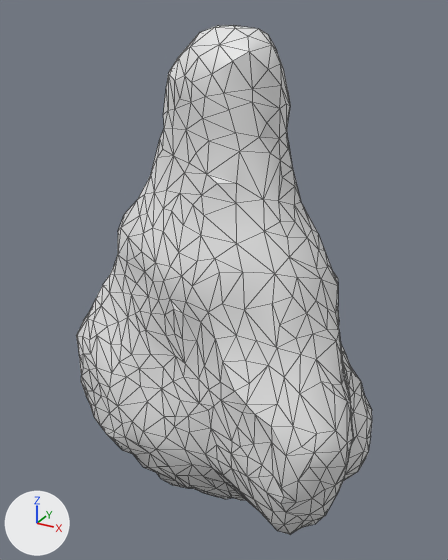
Renders of the FBX model Contents/mods/Authentic Z - Lite/media/models_X/AuthenticMeatChunk02.fbx from each side of a commit.
Both versions are drawn from a 50 mm lens placed at (0.000864, -0.001207, 0.000289), pointed at (0.000174, 0.000049, -0.000339). The axes (+X, +Y, +Z) are drawn at lower left. The lights are the same throughout. Mesh edges are drawn as thin lines. Where no turn or scale is listed for an object, it has been applied to the vertices.

Names of what the first picture shows: 'rock'.
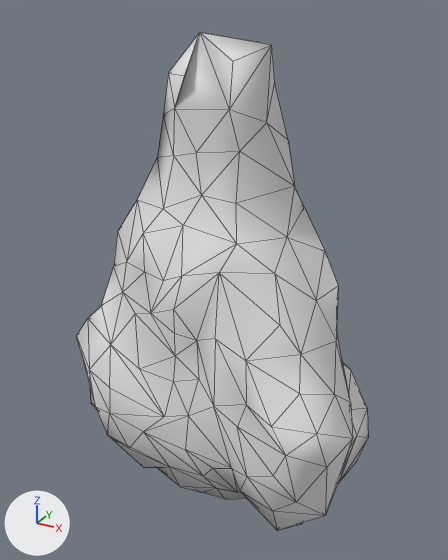
Where the newer file only moved an object's origin or applied its transform, the numbers keep the older frame.

Pixel boxes (x1, y1, x2, y2) of what changed, in the pictures (448 x 560 px):
'rock', reshaped
    before: (76, 25, 372, 534)
    after: (77, 32, 368, 530)
part 1 of me_rock, deleted
    before: (76, 25, 372, 534)

Edits to the bpy script that builds the scene:
```text
Change me_rock:
    used by ob_rock; location = (0.0, 0.0, 0.0)
    remove me_rock.from_pydata(...)  # 821 vertices, 1634 faces; spans x -0.000297..0.000577, y -0.000223..0.000233, z -0.001032..0.000255
    add me_rock.from_pydata(...)  # 194 vertices, 384 faces; spans x -0.000297..0.000575, y -0.000214..0.000224, z -0.001032..0.000242
    me_rock part 1: 627 vertices removed from x -0.00029..0.000577, y -0.000223..0.000233, z -0.001032..0.000255
```
